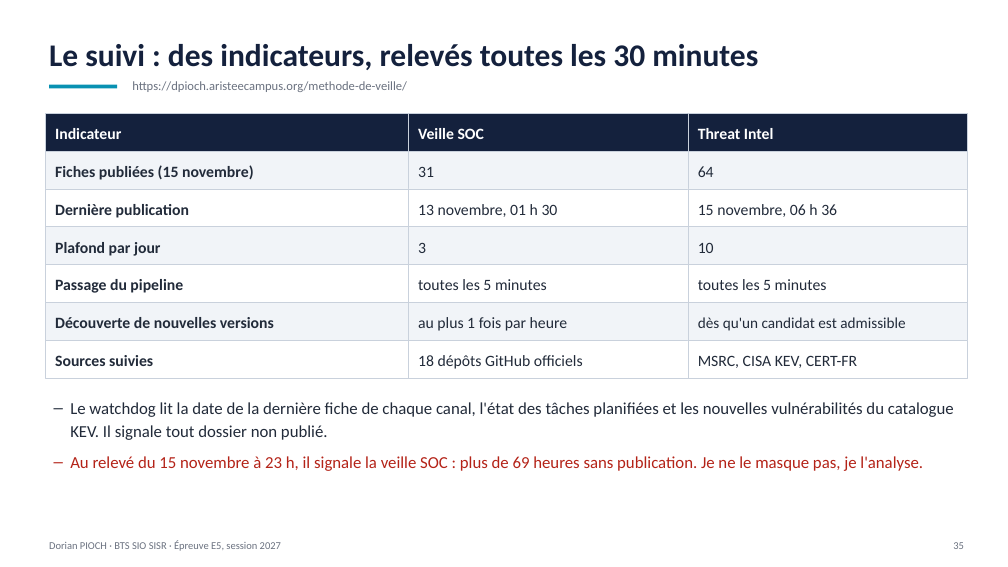
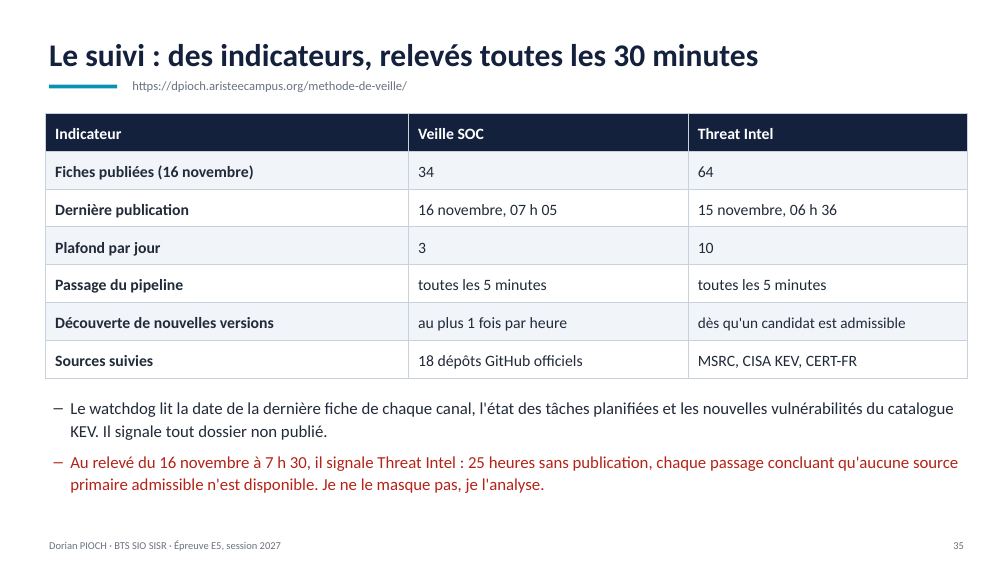
Before and after one commit to Dozyxio/dorian-pioch-e5-fichiers, a slide deck: slide 35 of Portfolio_E5_Dorian_Pioch_2027.pptx. Drawn at 1008x567 pixels with LibreOffice and Linux fonts; fonts in the diff are those of the drawing. Boxes give left, top, right and bottom in pixels: in the first picture for what was removed or moved away, otherwise in the second. Text is boxed around its words. In the diff, an @@ line names an element or a change of style, - is before the commit and + after.

Commit message:
E5: chiffres de veille au 16/11 (SOC repris), sans nombre de fiches dans le tableau

```diff
--- a/Portfolio_E5_Dorian_Pioch_2027.pptx
+++ b/Portfolio_E5_Dorian_Pioch_2027.pptx
@@ text at bbox=[418, 167, 434, 177]: text changed @@
-31
+34
@@ text at bbox=[418, 204, 558, 217]: text changed @@
-13 novembre, 01 h 30
+16 novembre, 07 h 05
@@ text at bbox=[70, 456, 958, 493]: text changed @@
-– Au relevé du 15 novembre à 23 h, il signale la veille SOC : plus de 69 heures sans publication. Je ne le masque pas, je l'analyse.
+– Au relevé du 16 novembre à 7 h 30, il signale Threat Intel : 25 heures sans publication, chaque passage concluant qu'aucune source primaire admissible n'est disponible. Je ne le masque pas, je l'analyse.
```
Also in this commit, not shown: 3 other slides changed, 3 other files.
